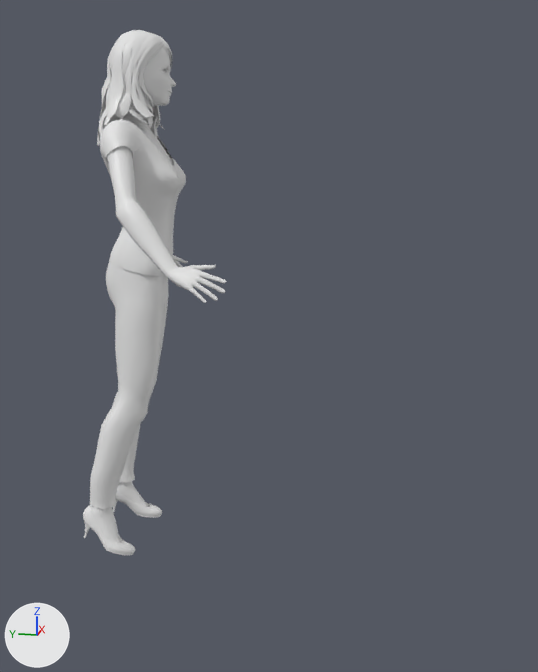
A saved change to the OBJ model models/Gwynn.obj.
Before and after are seen from a 50 mm camera at (-2.53, -0.98, 1.55) aimed at (0.08, -0.46, 0.89). The axes (+X, +Y, +Z) are drawn at lower left. The lights are the same throughout. Materials are left out; every surface is plain grey. Where no turn or scale is listed for an object, it has been applied to the vertices. Vertices at the same position are counted once.

The first picture shows 'Merge_Body', 'RL_Hair_RL_HairMesh'.
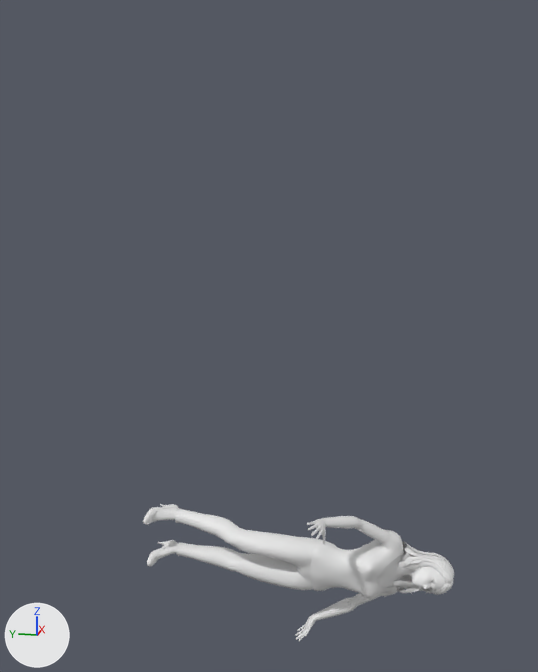
What differs and where, as boxes (x1, y1, x2, y2) in the pictures (538 x 672 px; the box of a moved part takes in the faces that stretch with it):
'Merge_Body', reshaped (111% wider, 73% shorter): before (83, 47, 226, 556); after (143, 504, 446, 641)
'RL_Hair_RL_HairMesh', reshaped: before (97, 30, 172, 146); after (393, 541, 454, 595)
part 2 of me_rl_hair_rl_hairmesh, moved or reshaped: before (105, 41, 153, 133); after (399, 546, 446, 586)
part 3 of me_rl_hair_rl_hairmesh, moved or reshaped: before (138, 66, 157, 134); after (396, 562, 429, 590)
part 4 of me_rl_hair_rl_hairmesh, moved or reshaped: before (153, 106, 158, 138); after (393, 581, 418, 587)
part 5 of me_rl_hair_rl_hairmesh, moved or reshaped: before (106, 30, 136, 122); after (403, 541, 454, 571)
part 6 of me_rl_hair_rl_hairmesh, moved or reshaped (not visible afterwards): before (102, 70, 111, 130)
part 7 of me_rl_hair_rl_hairmesh, moved or reshaped: before (99, 34, 123, 136); after (403, 544, 445, 560)
part 8 of me_rl_hair_rl_hairmesh, moved or reshaped (not visible afterwards): before (97, 42, 116, 146)
part 9 of me_rl_hair_rl_hairmesh, added: after (397, 544, 454, 595)
part 10 of me_rl_hair_rl_hairmesh, deleted: before (104, 30, 172, 128)

The edits, one by one:
me_merge_body has 10786 vertices, 21122 faces and spans x -0.44..0.56, y -0.43..0.18, z 0.12..1.93.
me_merge_body is used by ob_merge_body; location (0.0, 0.0, 0.0).
me_merge_body part 1: the whole mesh is multiplied about its middle by the matrix ((0.001, 0.657, 0.059), (0.0, 0.059, -0.657), (-0.66, 0.001, 0.0)), then moved by (-0.08, -0.45, -1.06).
me_rl_hair_rl_hairmesh is used by ob_rl_hair_rl_hairmesh; location (0.0, 0.0, 0.0).
me_rl_hair_rl_hairmesh had 1475 vertices, 2019 faces and spanned x -0.157..0.167, y -0.129..0.114, z 1.552..1.946.
me_rl_hair_rl_hairmesh now has 1476 vertices, 2019 faces and spans x 0.024..0.171, y -1.174..-0.91, z -0.11..0.104.
me_rl_hair_rl_hairmesh part 2: the loose piece of 255 vertices spanning x -0.13..0.121, y -0.104..0.096, z 1.552..1.941 is multiplied about its middle by the matrix ((0.0, 0.657, 0.058), (0.0, 0.058, -0.657), (-0.66, 0.0, 0.0)), then moved by (0.104, -1.039, -1.744).
me_rl_hair_rl_hairmesh part 3: the loose piece of 107 vertices spanning x -0.067..0.13, y -0.11..-0.011, z 1.589..1.928 is multiplied about its middle by the matrix ((0.0, 0.657, 0.058), (0.0, 0.058, -0.657), (-0.66, 0.0, 0.0)), then moved by (0.031, -0.992, -1.779).
me_rl_hair_rl_hairmesh part 4: the loose piece of 24 vertices spanning x 0.056..0.11, y -0.067..-0.034, z 1.594..1.829 is multiplied about its middle by the matrix ((0.0, 0.657, 0.058), (0.0, 0.058, -0.657), (-0.66, 0.0, 0.0)), then moved by (-0.016, -0.971, -1.766).
me_rl_hair_rl_hairmesh part 5: the loose piece of 45 vertices spanning x -0.157..0.017, y -0.036..0.047, z 1.639..1.946 is multiplied about its middle by the matrix ((0.0, 0.657, 0.058), (0.0, 0.058, -0.657), (-0.66, 0.0, 0.0)), then moved by (0.179, -1.077, -1.746).
me_rl_hair_rl_hairmesh part 6: the loose piece of 48 vertices spanning x -0.052..0.046, y -0.022..0.109, z 1.598..1.944 is multiplied about its middle by the matrix ((0.0, 0.657, 0.058), (0.0, 0.058, -0.657), (-0.66, 0.0, 0.0)), then moved by (0.135, -1.098, -1.769).
me_rl_hair_rl_hairmesh part 7: the loose piece of 51 vertices spanning x -0.14..0.023, y -0.027..0.083, z 1.599..1.945 is multiplied about its middle by the matrix ((0.0, 0.657, 0.058), (0.0, 0.058, -0.657), (-0.66, 0.0, 0.0)), then moved by (0.181, -1.085, -1.733).
me_rl_hair_rl_hairmesh part 8: the loose piece of 48 vertices spanning x -0.1..0.032, y -0.022..0.099, z 1.568..1.945 is multiplied about its middle by the matrix ((0.0, 0.657, 0.058), (0.0, 0.058, -0.657), (-0.66, 0.0, 0.0)), then moved by (0.162, -1.085, -1.734).
me_rl_hair_rl_hairmesh part 9: a new loose piece of 639 vertices spanning x 0.024..0.162, y -1.174..-0.938, z -0.11..0.1.
me_rl_hair_rl_hairmesh part 10: the loose piece of 638 vertices spanning x -0.152..0.167, y -0.129..0.102, z 1.596..1.945 is deleted.
